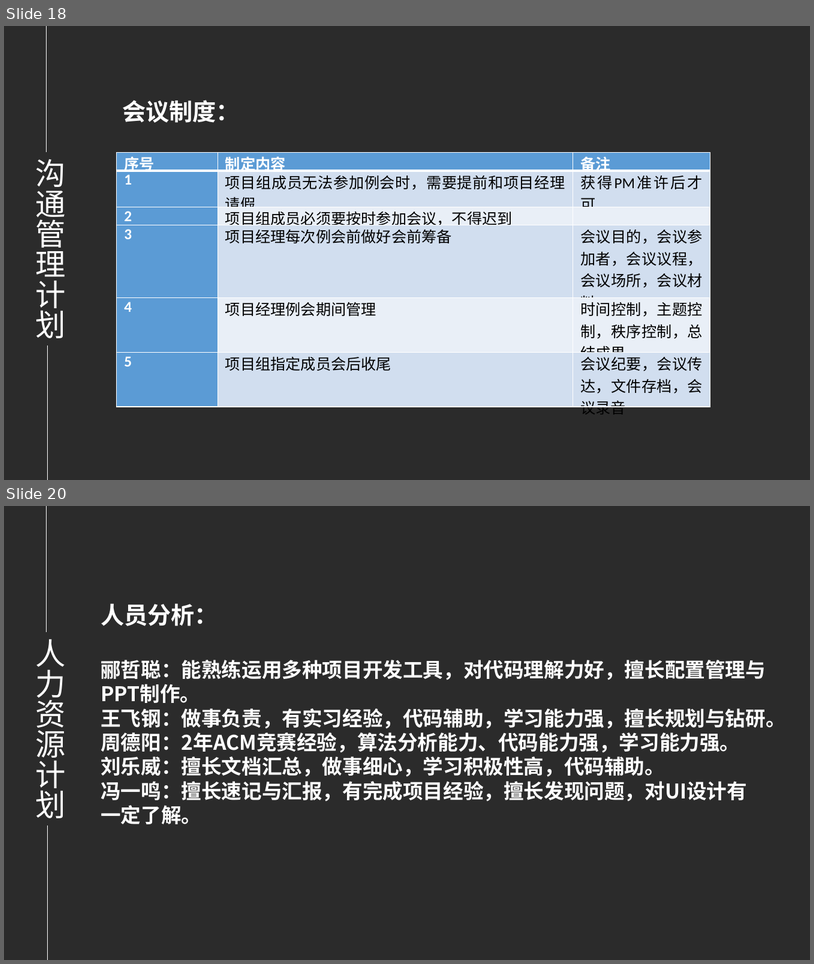
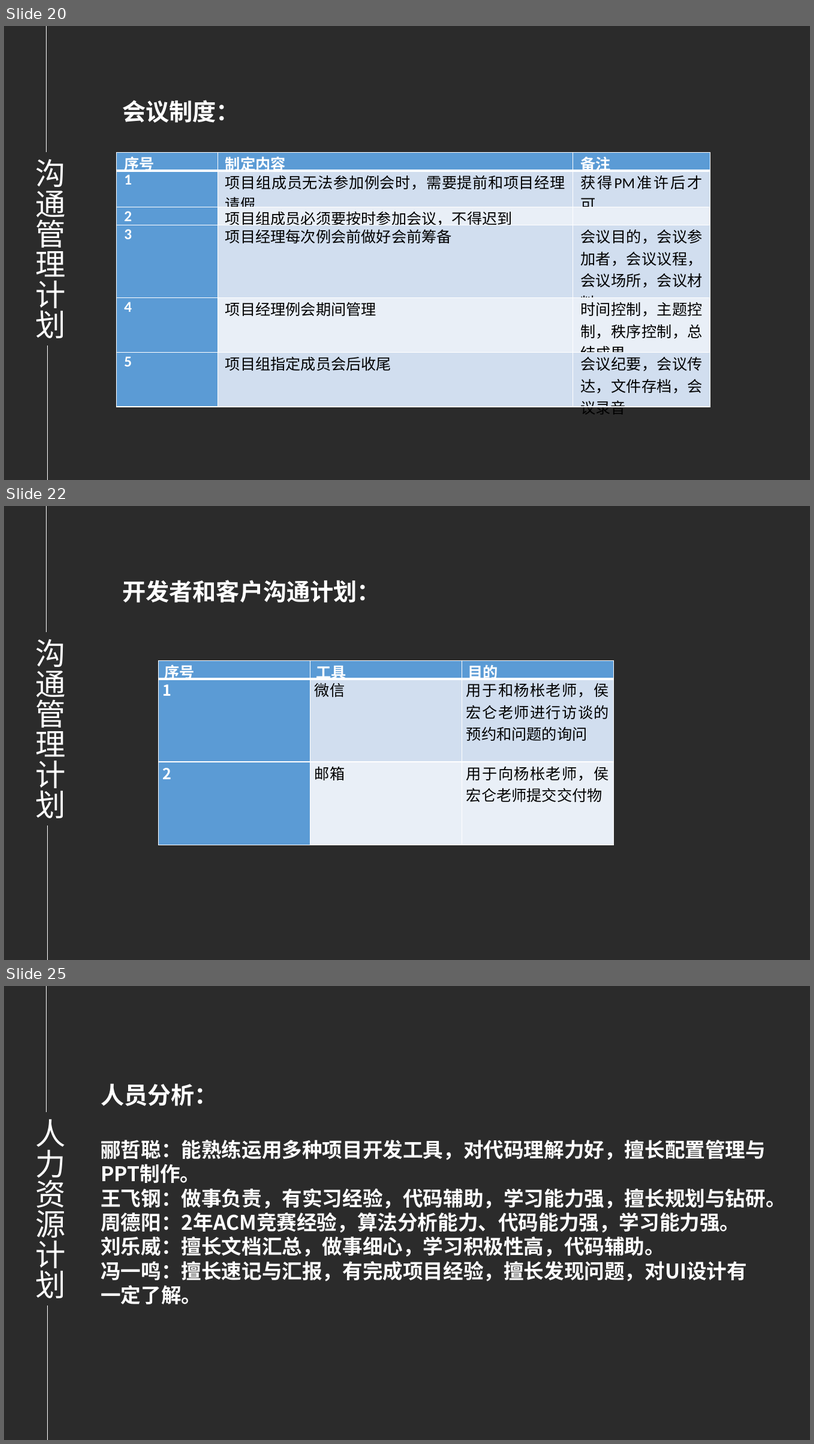
Before and after one commit to PRD-2018-G04/PRD-2018-G04, a slide deck: G04项目组/受控文档/项目计划/PRD2018-G04-需求工程项目计划PPT.pptx. Shown one above the other, each under a label of ours: slides 18 and 20 before the commit, slides 20, 22 and 25 after it; the slides between them are not shown. The pictures are 814x964 and 814x1444 pixels, drawn with LibreOffice and Linux fonts; fonts in the diff are those of the drawing; background and template pictures are left out; a plain dark background stands for a picture behind light text. Boxes give left, top, right and bottom in pixels: in the first picture for what was removed or moved away, otherwise in the second. Text is boxed around its words. In the diff, an @@ line names an element or a change of style, - is before the commit and + after.

```diff
--- a/G04项目组/受控文档/项目计划/PRD2018-G04-需求工程项目计划PPT.pptx
+++ b/G04项目组/受控文档/项目计划/PRD2018-G04-需求工程项目计划PPT.pptx
@@ slide 22 added at bbox=[4, 506, 810, 960], background picture (left out) @@
@@ line added from (46, 506) to (46, 633), #FFFFFF 0.5 pt @@
@@ text added at bbox=[122, 580, 381, 603], 28 pt, text #FFFFFF, bold @@
+开发者和客户沟通计划：
@@ text added at bbox=[35, 639, 65, 818], 36 pt, text #FFFFFF @@
+沟通管理计划
@@ table added at bbox=[158, 660, 614, 844], 3 rows, 3 columns @@
+序号 | 工具 | 目的
+1 | 微信 | 用于和杨枨老师，侯宏仑老师进行访谈的预约和问题的询问
+2 | 邮箱 | 用于向杨枨老师，侯宏仑老师提交交付物
@@ line added from (48, 825) to (48, 960), #FFFFFF 0.5 pt @@
@@ what was slide 18 is now slide 20 @@
@@ what was slide 20 is now slide 25 @@
```
Also in this commit, not shown: 8 slides changed, 7 other slides added, 1 slide removed, 23 other files.
